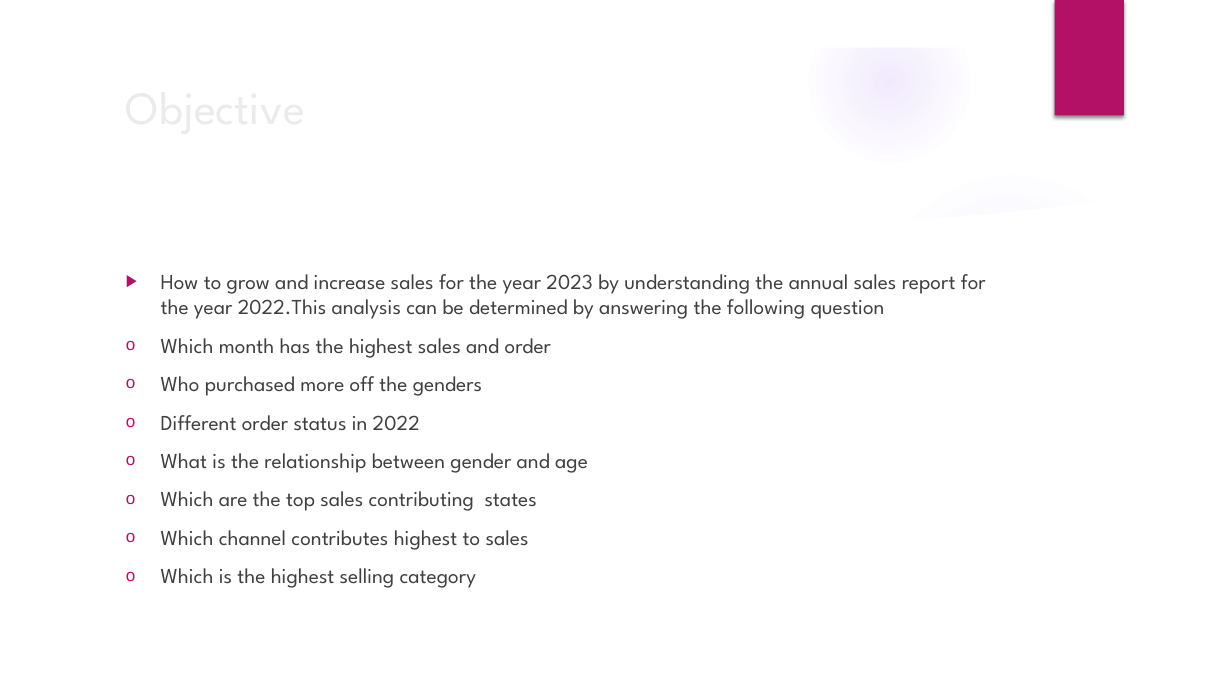
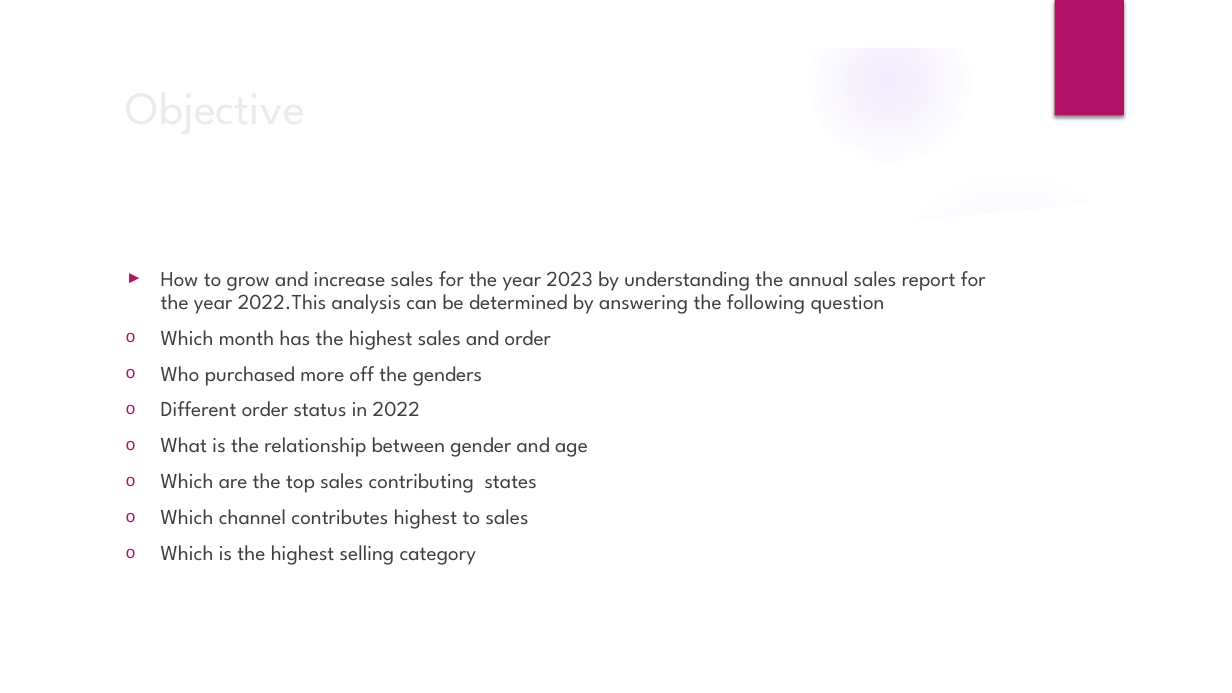
Before and after one commit to Sreeniharishs/Vrinda-Store-Sales-Growth, a slide deck: slide 3 of How to grow and increase sales for 2023.pptx. Drawn at 1232x693 pixels with LibreOffice and Linux fonts; fonts in the diff are those of the drawing; background and template pictures are left out. Boxes give left, top, right and bottom in pixels: in the first picture for what was removed or moved away, otherwise in the second. Text is boxed around its words. In the diff, an @@ line names an element or a change of style, - is before the commit and + after.

```diff
--- a/How to grow and increase sales for 2023.pptx
+++ b/How to grow and increase sales for 2023.pptx
@@ text "How to grow and increase ..." at box(161, 271, 986, 565): text colour #404040 to #3F3F3F; bullet ▶ to ►; line spacing 1 to 0.9; less space between paragraphs @@
```
Also in this commit, not shown: 8 other slides changed, 2 other files.
